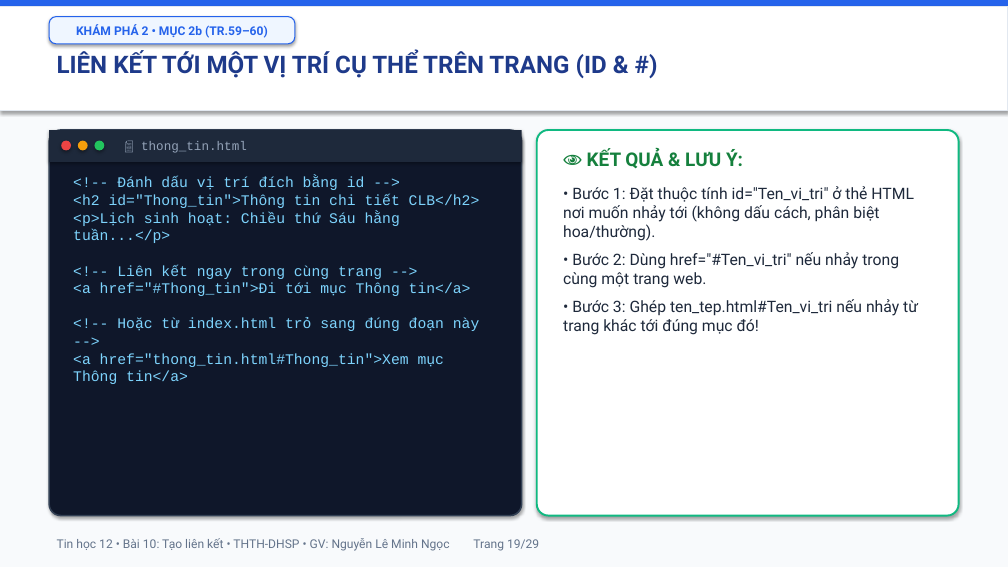
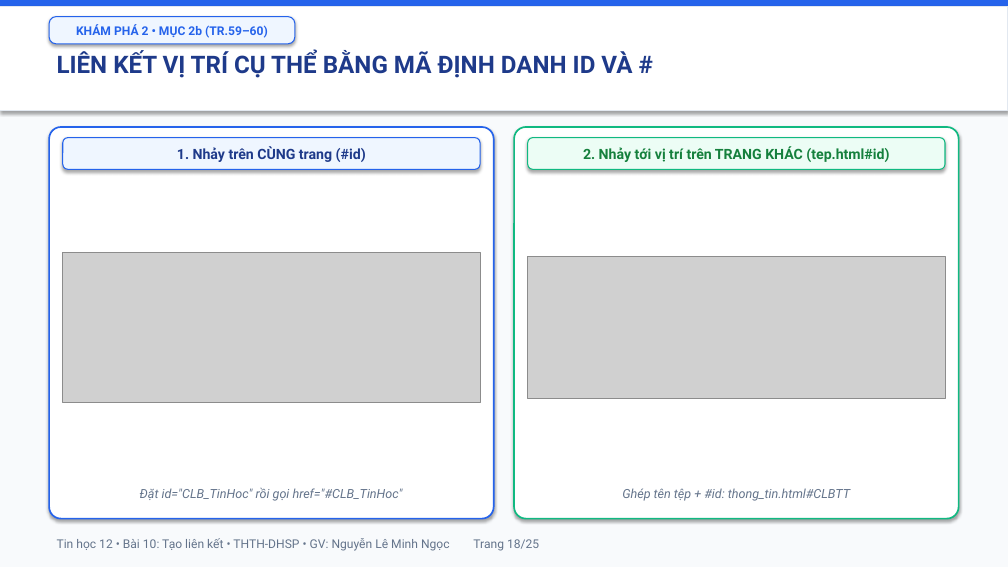
Before and after one commit to mngoc3110/TinHoc, a slide deck: slide 18 of Tin12/Bai10/Bai10_TrinhChieu.pptx (slide 19 before the commit). Drawn at 1008x567 pixels with LibreOffice and Linux fonts; fonts in the diff are those of the drawing; grey boxes stand for pictures. Boxes give left, top, right and bottom in pixels: in the first picture for what was removed or moved away, otherwise in the second. Text is boxed around its words. In the diff, an @@ line names an element or a change of style, - is before the commit and + after.

```diff
--- a/Tin12/Bai10/Bai10_TrinhChieu.pptx
+++ b/Tin12/Bai10/Bai10_TrinhChieu.pptx
@@ text at box(57, 51, 632, 78): text changed @@
-LIÊN KẾT TỚI MỘT VỊ TRÍ CỤ THỂ TRÊN TRANG (ID & #)
+LIÊN KẾT VỊ TRÍ CỤ THỂ BẰNG MÃ ĐỊNH DANH ID VÀ #
@@ rounded rectangle: place and size @@
-rounded rectangle at box(49, 130, 522, 516)
+rounded rectangle at box(49, 127, 494, 519)
@@ rounded rectangle at box(49, 127, 494, 519): fill #0F172A to #FFFFFF; outline #334155 1.5 pt to #2563EB 1.6 pt @@
@@ rectangle removed at box(49, 130, 522, 162) @@
@@ ellipse removed at box(61, 141, 71, 150) @@
@@ rounded rectangle added at box(63, 138, 480, 169), fill #EFF6FF, outline #2563EB 1 pt, 13.5 pt, text #1E3A8A, bold @@
+1. Nhảy trên CÙNG trang (#id)
@@ ellipse removed at box(78, 141, 88, 150) @@
@@ ellipse removed at box(95, 141, 104, 150) @@
@@ text removed at box(141, 141, 247, 153) @@
-📄 thong_tin.html
@@ rounded rectangle: place and size @@
-rounded rectangle at box(537, 130, 959, 516)
+rounded rectangle at box(514, 127, 959, 519)
@@ rounded rectangle at box(514, 127, 959, 519): outline #10B981 1.8 pt to #10B981 1.6 pt @@
@@ rounded rectangle added at box(528, 138, 945, 169), fill #ECFDF5, outline #10B981 1 pt, 13.5 pt, text #15803D, bold @@
+2. Nhảy tới vị trí trên TRANG KHÁC (tep.html#id)
@@ text removed at box(563, 148, 918, 335) @@
-👁️ KẾT QUẢ & LƯU Ý:
-• Bước 1: Đặt thuộc tính id="Ten_vi_tri" ở thẻ HTML nơi muốn nhảy tới (không dấu cách, phân biệt hoa/thường).
-• Bước 2: Dùng href="#Ten_vi_tri" nếu nhảy trong cùng một trang web.
-• Bước 3: Ghép ten_tep.html#Ten_vi_tri nếu nhảy từ trang khác tới đúng mục đó!
@@ text removed at box(73, 177, 480, 384) @@
-<!-- Đánh dấu vị trí đích bằng id -->
-<h2 id="Thong_tin">Thông tin chi tiết CLB</h2>
-<p>Lịch sinh hoạt: Chiều thứ Sáu hằng tuần...</p>
-<!-- Liên kết ngay trong cùng trang -->
-<a href="#Thong_tin">Đi tới mục Thông tin</a>
-<!-- Hoặc từ index.html trỏ sang đúng đoạn này -->
-<a href="thong_tin.html#Thong_tin">Xem mục Thông tin</a>
@@ picture added at box(63, 253, 480, 402) @@
@@ picture added at box(528, 257, 945, 399) @@
@@ text added at box(140, 488, 403, 501), 12 pt, text #64748B, italic @@
+Đặt id="CLB_TinHoc" rồi gọi href="#CLB_TinHoc"
@@ text added at box(622, 488, 850, 501), 12 pt, text #64748B, italic @@
+Ghép tên tệp + #id: thong_tin.html#CLBTT
@@ text at box(57, 538, 539, 551): text changed @@
-Tin học 12 • Bài 10: Tạo liên kết • THTH-DHSP • GV: Nguyễn Lê Minh Ngọc Trang 19/29
+Tin học 12 • Bài 10: Tạo liên kết • THTH-DHSP • GV: Nguyễn Lê Minh Ngọc Trang 18/25
```
Also in this commit, not shown: 20 other slides changed, 4 slides added, 8 slides removed, 23 other files.
